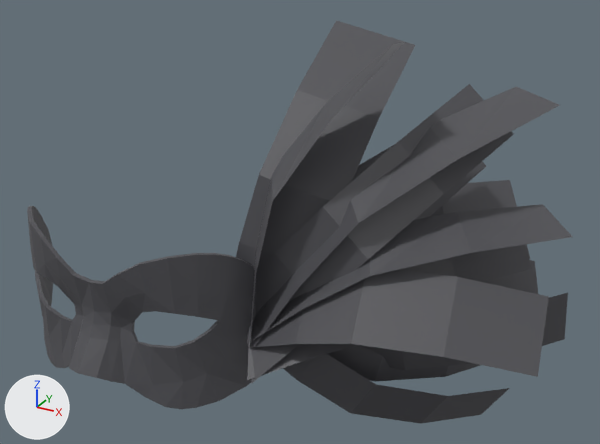
The glTF model apps/web/public/assets/3dx/accessories/mask/3dx_m_mask_1.glb: old version first, new version second.
One viewpoint serves both versions: a camera (50 mm lens) standing at (0.224, -0.318, 1.847) and looking at (0.065, -0.028, 1.702). Every picture has the same lights, and +X, +Y and +Z are marked at lower left. The older version comes first.

Before the edit, the objects in view are built like this:
```python
me_mask_1 = bpy.data.meshes.new('mask_1')
me_mask_1.from_pydata(...)  # 311 vertices, 470 faces; spans x -0.071..0.178, y -0.105..0.035, z 1.612..1.788
me_mask_1.materials.append(mat_skin)  # dark grey #505055
ob_mask_1 = bpy.data.objects.new('mask_1', me_mask_1)
ob_mask_1.location = (0.0, 0.0, 0.0)
```
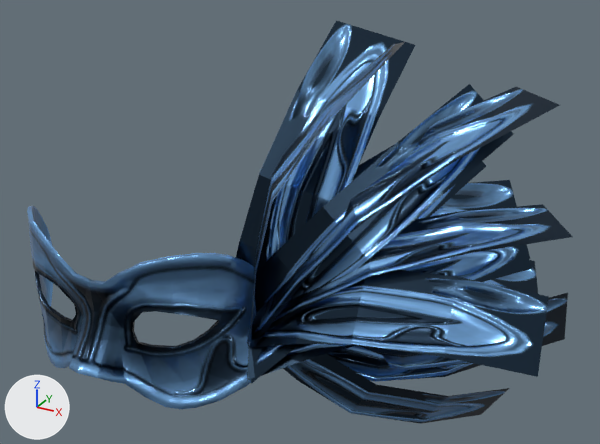
Changed parts and their boxes (x1, y1, x2, y2) in the pictures (600 x 444 px):
'mask_1', recoloured: (27, 20, 572, 424) in both

Edits to the bpy script that builds the scene:
```text
Add img_3dx_m_mask_1_albedo:
    img_3dx_m_mask_1_albedo = load_image('3dx_m_mask_1_albedo', '_unpacked/3dx_m_mask_1_albedo', 128, 128, 'sRGB')
Add img_3dx_m_mask_1_normal:
    img_3dx_m_mask_1_normal = load_image('3dx_m_mask_1_normal', '_unpacked/3dx_m_mask_1_normal', 256, 256, 'Non-Color')
Add mat_mask_1:
    mat_mask_1 = bpy.data.materials.new('mask_1')
    # uses the picture img_3dx_m_mask_1_albedo
    # uses the picture img_3dx_m_mask_1_normal
Change me_mask_1:
    where me_mask_1.from_pydata(...)  # 311 vertices, 470 faces; spans x -0.071..0.178, y -0.105..0.035, z 1.612..1.788
    remove me_mask_1.materials.append(mat_skin)  # dark grey #505055
    add me_mask_1.materials.append(mat_mask_1)
```
